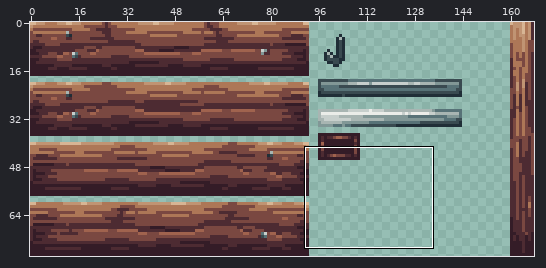
Two versions of one sprite sheet, Textures/Environment/Shield.png. Above, an overview of the earlier version with the close-up marked.
Close-up. The starting point:
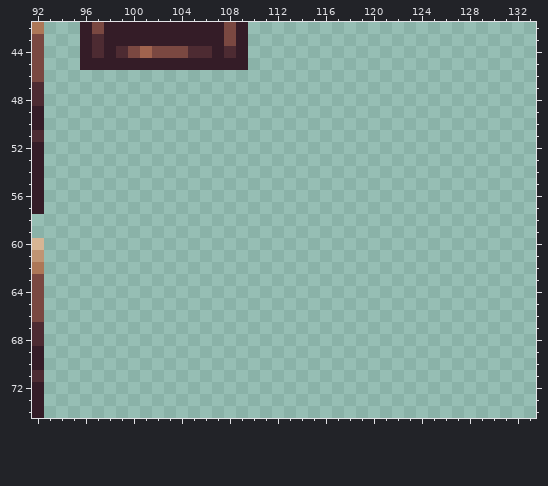
The file is 168x78 pixels. Shown: x 92..133, y 42..74.
After the commit:
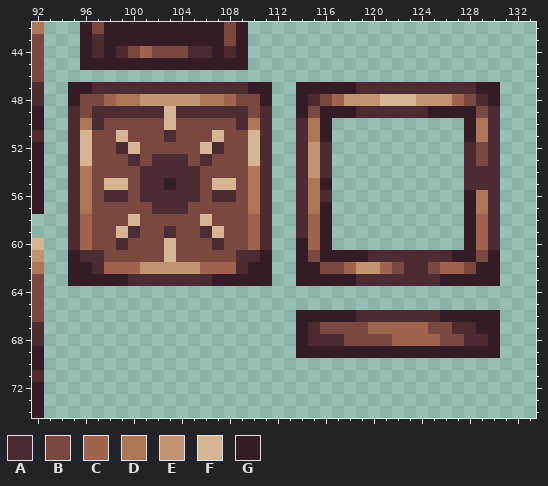
Palette (. is transparent): A #4d2b32  B #7a4841  C #a0634e  D #ad7757  E #c09473  F #d7b594  G #341c27
Change:
{"y":47,"x":95,"old":".................","new":"GGAAAAAAAAAAAAAGG"}
{"y":47,"x":114,"old":".................","new":"GGGGGAAAAAAAAAAGG"}
{"y":48,"x":95,"old":".................","new":"GBBCDDEEEEEDDCBBG"}
{"y":48,"x":114,"old":".................","new":"GABCEEEFFFEEECBAG"}
{"y":49,"x":95,"old":".................","new":"ABAAAAAAFAAAAAABA"}
{"y":49,"x":114,"old":".................","new":"GBGGGAAAAAAGGGGBA"}
{"y":50,"x":95,"old":".................","new":"ADABBBBBFBBBBBADA"}
{"y":50,"x":114,"old":"...","new":"ADG"}
{"y":50,"x":128,"old":"...","new":"GDA"}
{"y":51,"x":95,"old":".................","new":"AFBBFBBBABBBFBBFA"}
{"y":51,"x":114,"old":"...","new":"ADG"}
{"y":51,"x":128,"old":"...","new":"GDA"}
{"y":52,"x":95,"old":".................","new":"AFBBAFBBBBBFABBFA"}
{"y":52,"x":114,"old":"...","new":"AEA"}
{"y":52,"x":128,"old":"...","new":"ABA"}
{"y":53,"x":95,"old":".................","new":"AFBBBABAAABABBBFA"}
{"y":53,"x":114,"old":"...","new":"AEA"}
{"y":53,"x":128,"old":"...","new":"ABA"}
{"y":54,"x":95,"old":".................","new":"ADBBBBAAAAABBBBDA"}
{"y":54,"x":114,"old":"...","new":"AEA"}
{"y":54,"x":128,"old":"...","new":"AAA"}
{"y":55,"x":95,"old":".................","new":"ADBFFBAAGAABFFBDA"}
{"y":55,"x":114,"old":"...","new":"ADG"}
{"y":55,"x":128,"old":"...","new":"AAA"}
{"y":56,"x":95,"old":".................","new":"ADBAABAAAAABAABDA"}
{"y":56,"x":114,"old":"...","new":"ADA"}
{"y":56,"x":128,"old":"...","new":"GDA"}
{"y":57,"x":95,"old":".................","new":"ADBBBBBAAABBBBBDA"}
{"y":57,"x":114,"old":"...","new":"ADG"}
{"y":57,"x":128,"old":"...","new":"GDA"}
{"y":58,"x":95,"old":".................","new":"ACBBBFBBBBBFBBBCA"}
{"y":58,"x":114,"old":"...","new":"ACG"}
{"y":58,"x":128,"old":"...","new":"GCA"}
{"y":59,"x":95,"old":".................","new":"ACBBFABBABBAFBBCA"}
{"y":59,"x":114,"old":"...","new":"ACG"}
{"y":59,"x":128,"old":"...","new":"GCA"}
{"y":60,"x":95,"old":".................","new":"ACBBABBBFBBBABBCA"}
{"y":60,"x":114,"old":"...","new":"GCG"}
{"y":60,"x":128,"old":"...","new":"GCA"}
{"y":61,"x":95,"old":".................","new":"GAABBBBBFBBBBBAAG"}
{"y":61,"x":114,"old":".................","new":"GBGGGGAAAAAAAGGBG"}
{"y":62,"x":95,"old":".................","new":"GGACCCEEEEECCCAGG"}
{"y":62,"x":114,"old":".................","new":"GGBBCEECBAABCCBGG"}
{"y":63,"x":95,"old":".................","new":"GGGGGAAAAAAAGGGGG"}
{"y":63,"x":114,"old":".................","new":"GGGGGAAAAAAAGGGGG"}
{"y":66,"x":114,"old":".................","new":"GGGGGAAAAAAAGGGGG"}
{"y":67,"x":114,"old":".................","new":"GABBBBCCCCCBBAAGG"}
{"y":68,"x":114,"old":".................","new":"GAAABBBBCCCCBBAAG"}
{"y":69,"x":114,"old":".................","new":"GGGGGGGGGGGGGGGGG"}
